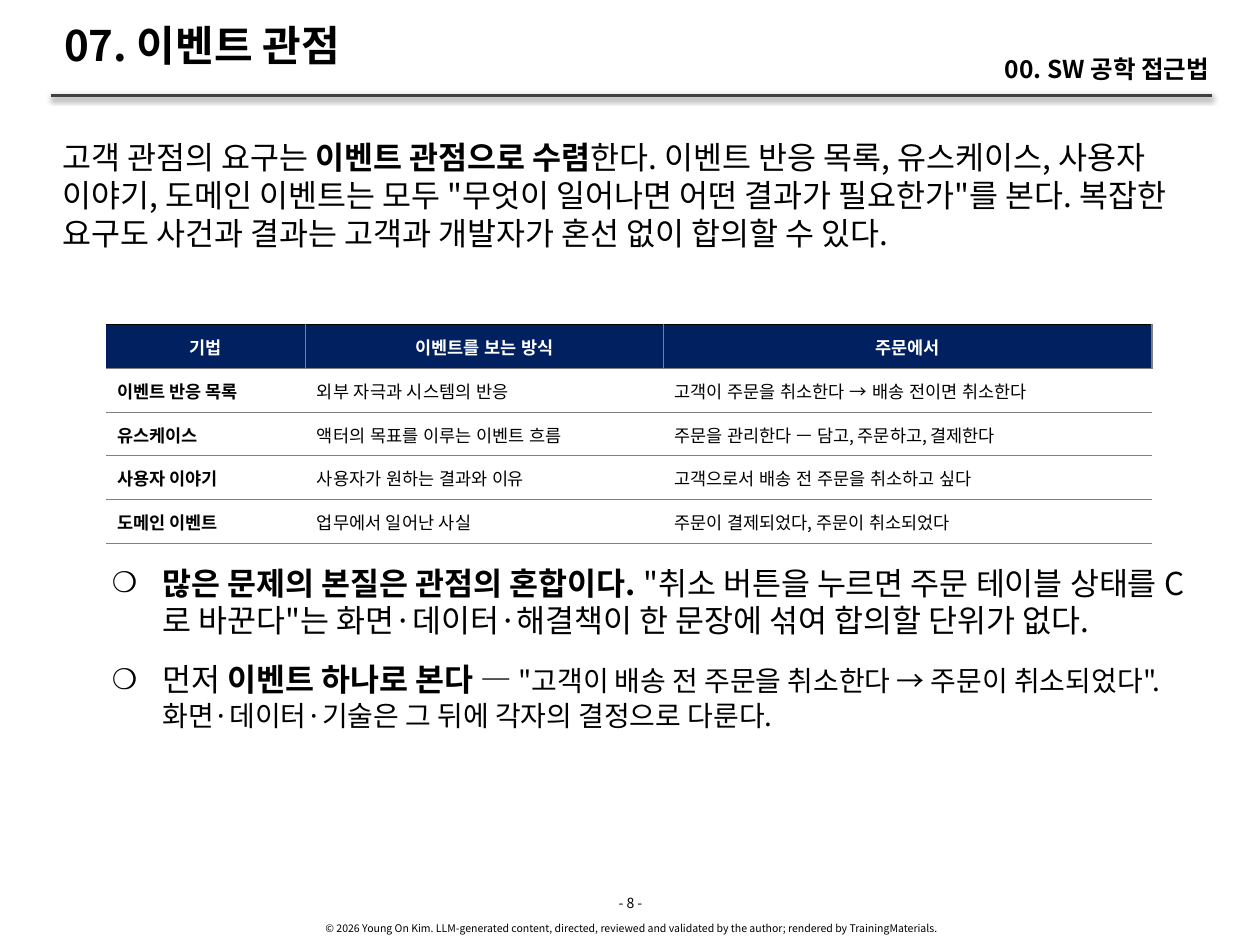
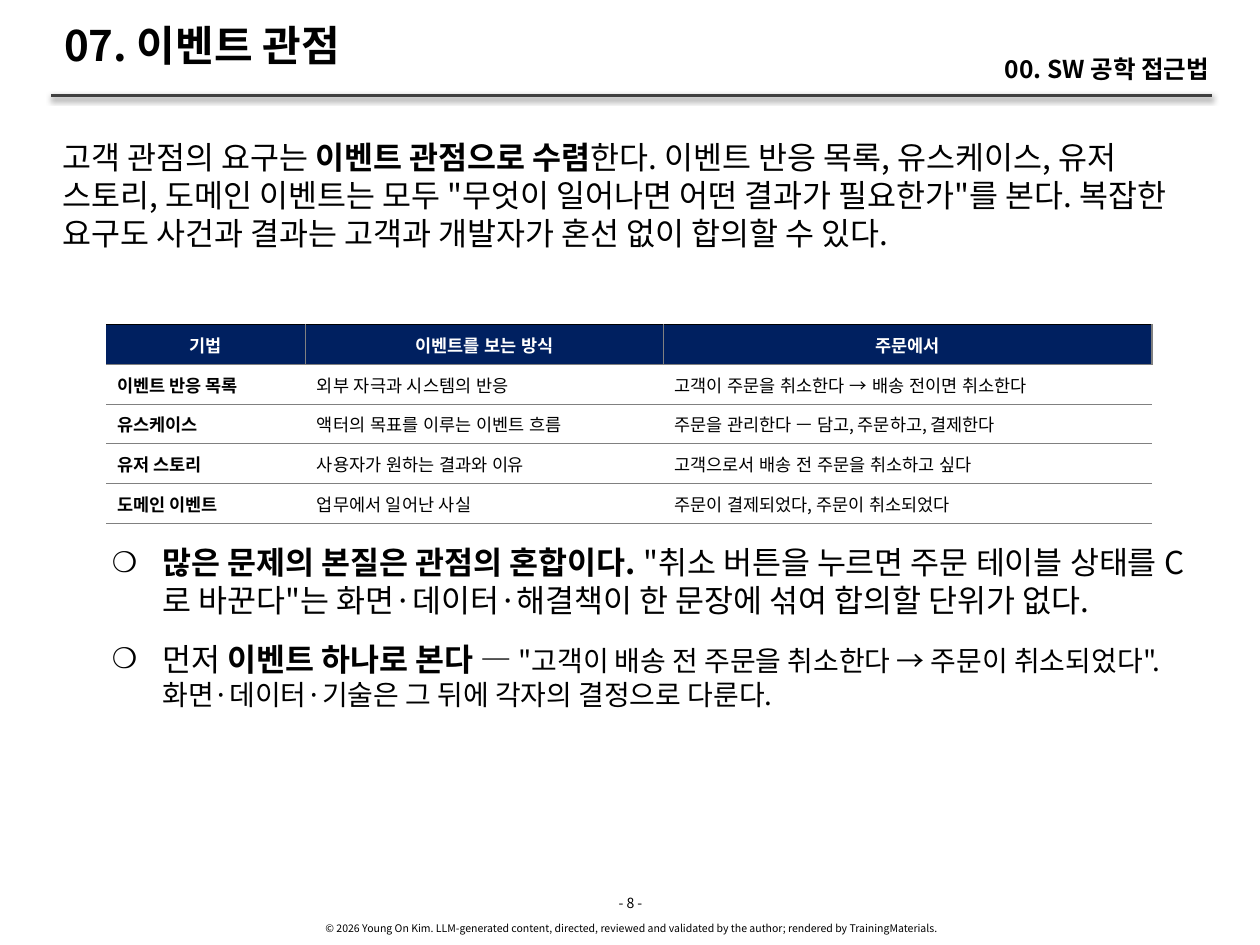
Before and after one commit to YoungSan77/TrainingMaterials, a slide deck: slide 8 of references/sw-engineering-approach/sw-engineering-approach.pptx. Drawn at 1260x945 pixels with LibreOffice and Linux fonts; fonts in the diff are those of the drawing. Boxes give left, top, right and bottom in pixels: in the first picture for what was removed or moved away, otherwise in the second. Text is boxed around its words. In the diff, an @@ line names an element or a change of style, - is before the commit and + after.

```diff
--- a/references/sw-engineering-approach/sw-engineering-approach.pptx
+++ b/references/sw-engineering-approach/sw-engineering-approach.pptx
@@ text at bbox=[63, 142, 1166, 248]: text changed @@
-고객 관점의 요구는 이벤트 관점으로 수렴한다. 이벤트 반응 목록, 유스케이스, 사용자 이야기, 도메인 이벤트는 모두 "무엇이 일어나면 어떤 결과가 필요한가"를 본다. 복잡한 요구도 사건과 결과는 고객과 개발자가 혼선 없이 합의할 수 있다.
+고객 관점의 요구는 이벤트 관점으로 수렴한다. 이벤트 반응 목록, 유스케이스, 유저 스토리, 도메인 이벤트는 모두 "무엇이 일어나면 어떤 결과가 필요한가"를 본다. 복잡한 요구도 사건과 결과는 고객과 개발자가 혼선 없이 합의할 수 있다.
@@ table at bbox=[106, 325, 1153, 859] @@
-row 4, column 1: 사용자 이야기
+row 4, column 1: 유저 스토리
@@ text "많은 문제의 본질은 관점의 혼합이다. ...": place and size @@
-text "많은 문제의 본질은 관점의 혼합이다. ..." at bbox=[163, 568, 1160, 729]
+text "많은 문제의 본질은 관점의 혼합이다. ..." at bbox=[163, 547, 1160, 708]
```
Also in this commit, not shown: 16 other slides changed, 15 other files.
